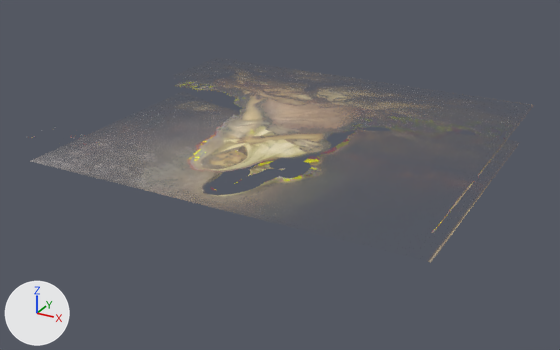
The FBX model Assets/3D models/Bataan/bataan.fbx, before and after one commit.
Camera for both pictures: a 50 mm camera at (0.209, -0.397, 0.175) aimed at (-0.004, -0.011, -0.018). Arrows for +X, +Y and +Z are at lower left; the lights stay in place. The picture after the commit comes second. Where no turn or scale is listed for an object, it has been applied to the vertices.

Objects in the first picture: 'L01', 'L02'.
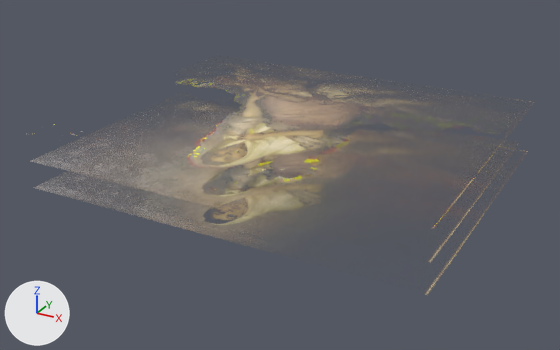
The newer file is also turned or shifted as a whole; pictures and numbers use the older file's frame.

The edits, one by one:
Picture 'Bataan.jpg' (img_bataan_jpg) is new.
Material 'Bataan' (mat_bataan) is new.
Uses the picture img_bataan_jpg.
me_l01 is used by ob_l01; location (0.0, 0.0, 0.015).
me_l01 had 4 vertices, 1 face and spanned x -0.122..0.122, y -0.1..0.1, z 0.0.
me_l01 now has 4 vertices, 1 face and spans x -0.122..0.122, y -0.1..0.1, z 0.002.
me_l01 part 1: the whole mesh is moved by (0.0, 0.0, 0.002).
Mesh me_bataan is new.
It has 4 vertices, 1 face and spans x -0.122..0.122, y -0.1..0.1, z 0.0.
It uses material mat_bataan.
Object 'Bataan' (ob_bataan) is new; it shows me_bataan.
Its location is (0.0, 0.0, -0.0171).

Changed parts and their boxes [x1, y1, x2, y2] in the pictures (560 x 350 px):
'L01', mesh moved: before [27, 86, 473, 230]; after [26, 83, 472, 226]
'Bataan', added: after [58, 136, 528, 294]
